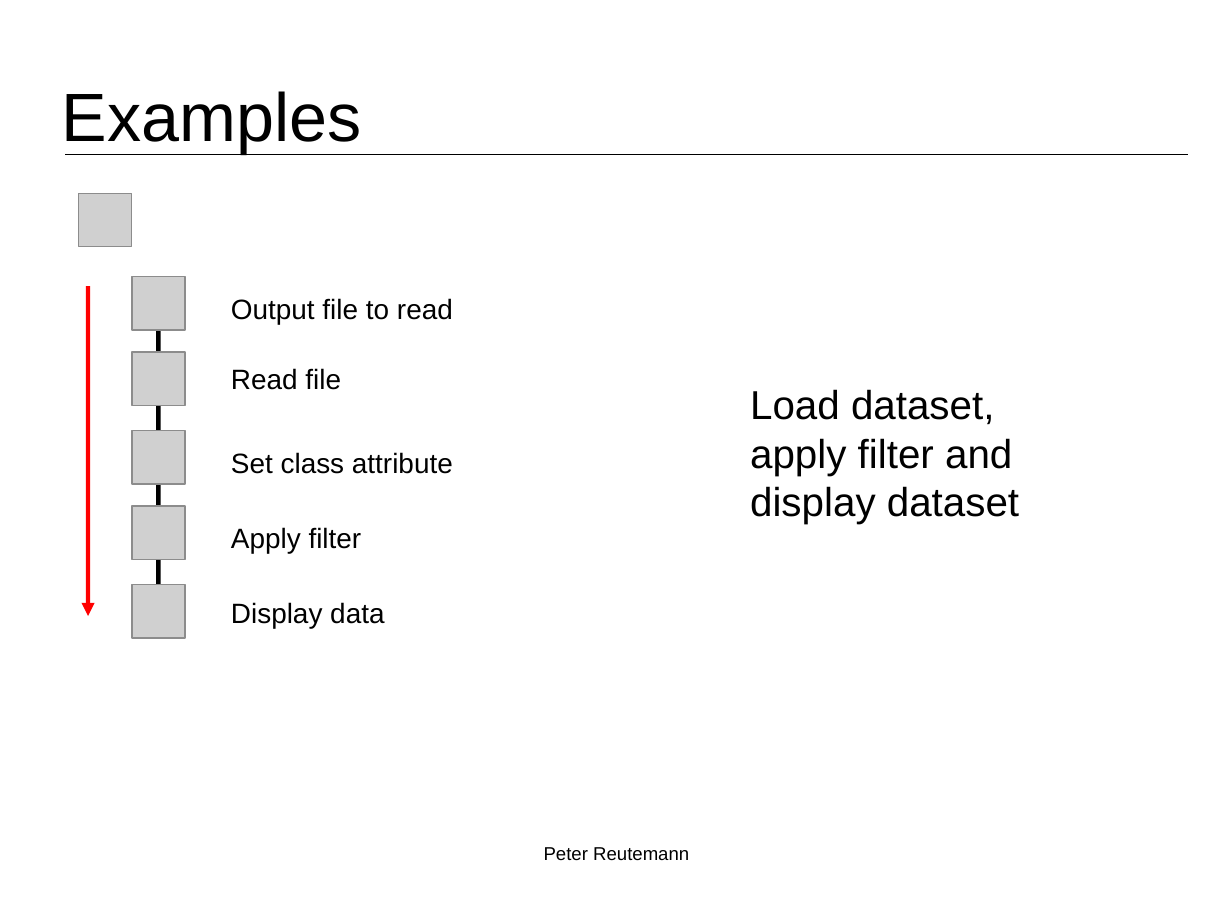
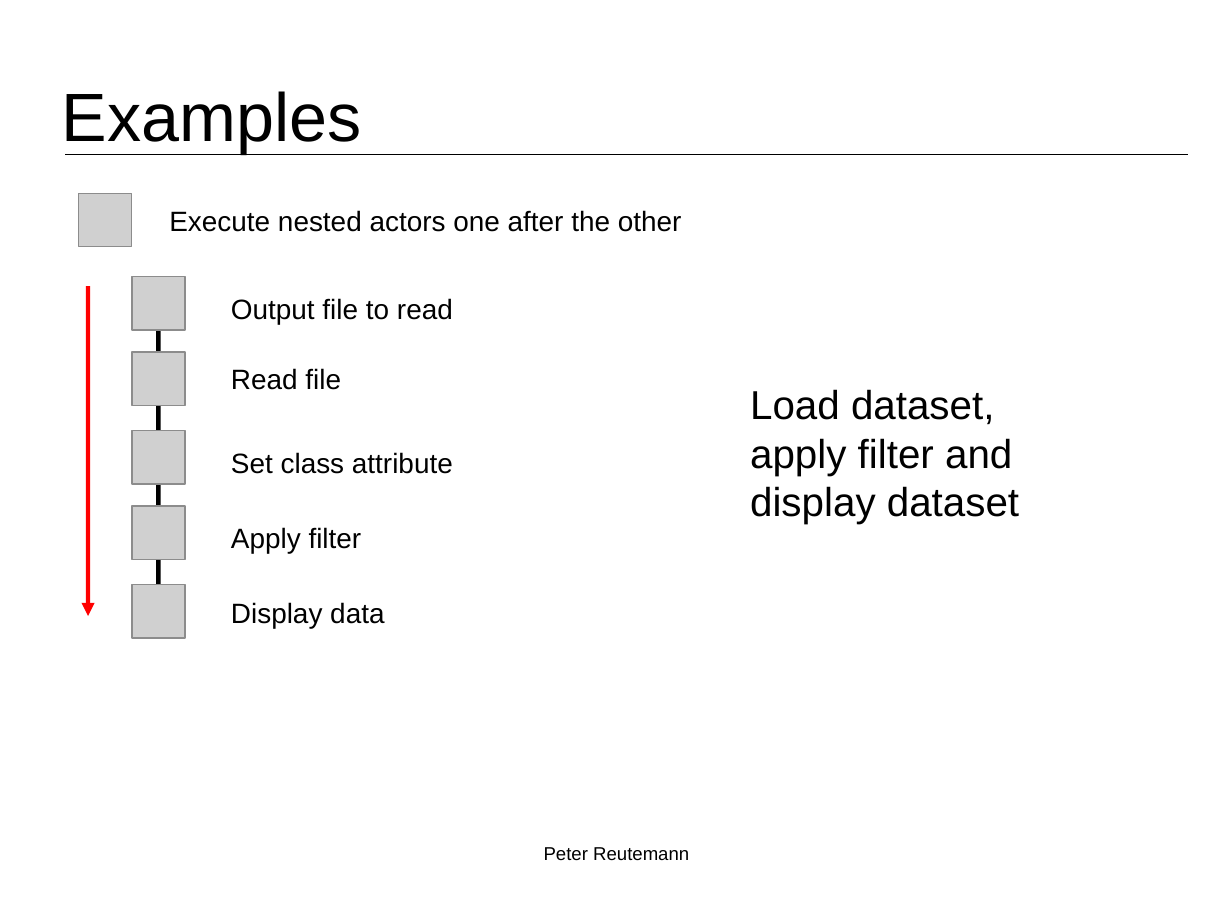
Before and after one commit to fracpete/bigmine-2015, a slide deck: slide 5 of talk/bigmine2015_reutemann.odp. Drawn at 1232x924 pixels with LibreOffice and Linux fonts; fonts in the diff are those of the drawing; grey boxes stand for pictures; background and template pictures are left out. Boxes give left, top, right and bottom in pixels: in the first picture for what was removed or moved away, otherwise in the second. Text is boxed around its words. In the diff, an @@ line names an element or a change of style, - is before the commit and + after.

```diff
--- a/talk/bigmine2015_reutemann.odp
+++ b/talk/bigmine2015_reutemann.odp
@@ text added at [169,210,682,232], 18 pt, text #000000 @@
+Execute nested actors one after the other
```
Also in this commit, not shown: 1 other slide changed, 3 other files.
